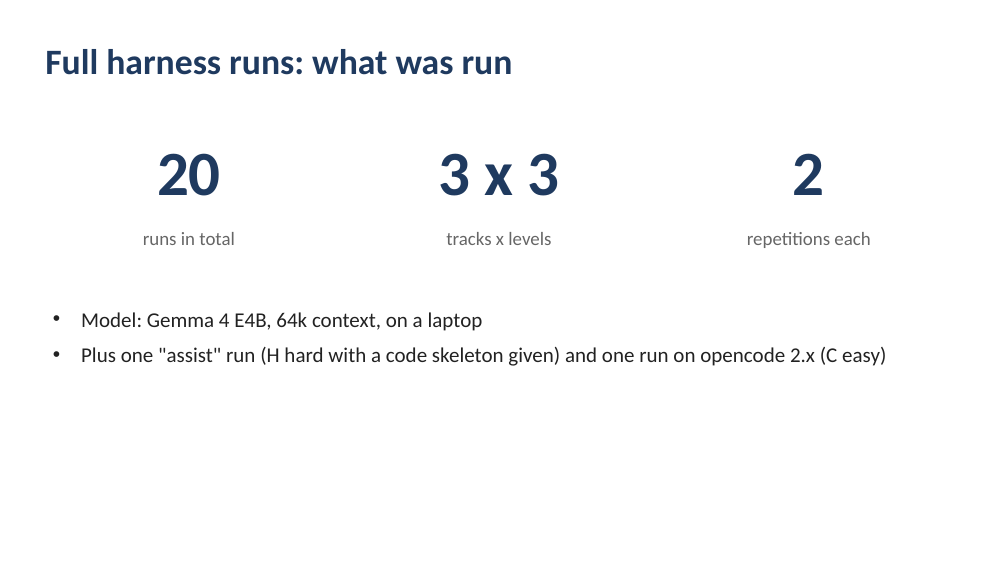
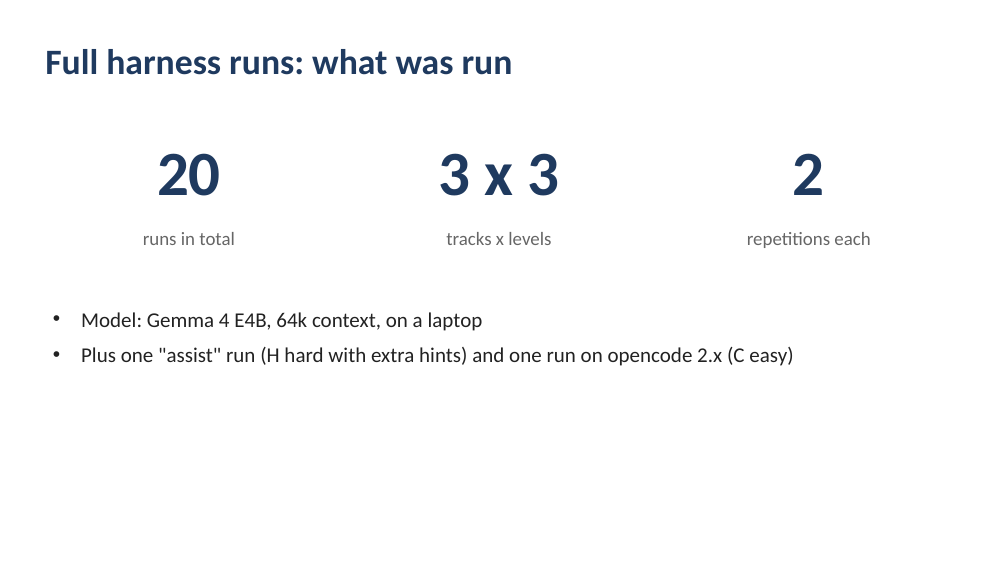
Before and after one commit to SiddharthaKR/testlocal, a slide deck: slide 14 of docs/AI_FPGA_demo_summary.pptx (slide 9 before the commit). Drawn at 1008x567 pixels with LibreOffice and Linux fonts; fonts in the diff are those of the drawing. Boxes give left, top, right and bottom in pixels: in the first picture for what was removed or moved away, otherwise in the second. Text is boxed around its words. In the diff, an @@ line names an element or a change of style, - is before the commit and + after.

```diff
--- a/docs/AI_FPGA_demo_summary.pptx
+++ b/docs/AI_FPGA_demo_summary.pptx
@@ text at <box>81,347,793,366</box>: text changed @@
-• Plus one "assist" run (H hard with a code skeleton given) and one run on opencode 2.x (C easy)
+• Plus one "assist" run (H hard with extra hints) and one run on opencode 2.x (C easy)
```
Also in this commit, not shown: 2 other slides changed, 5 slides added.
